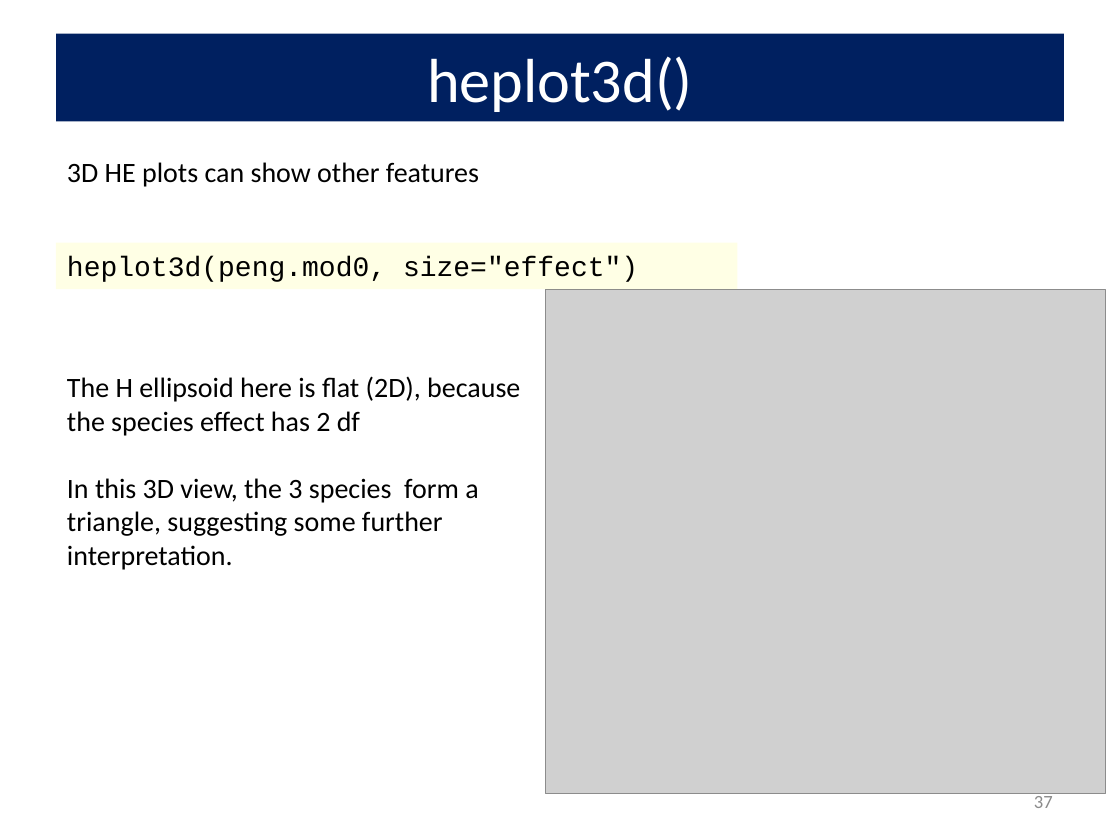
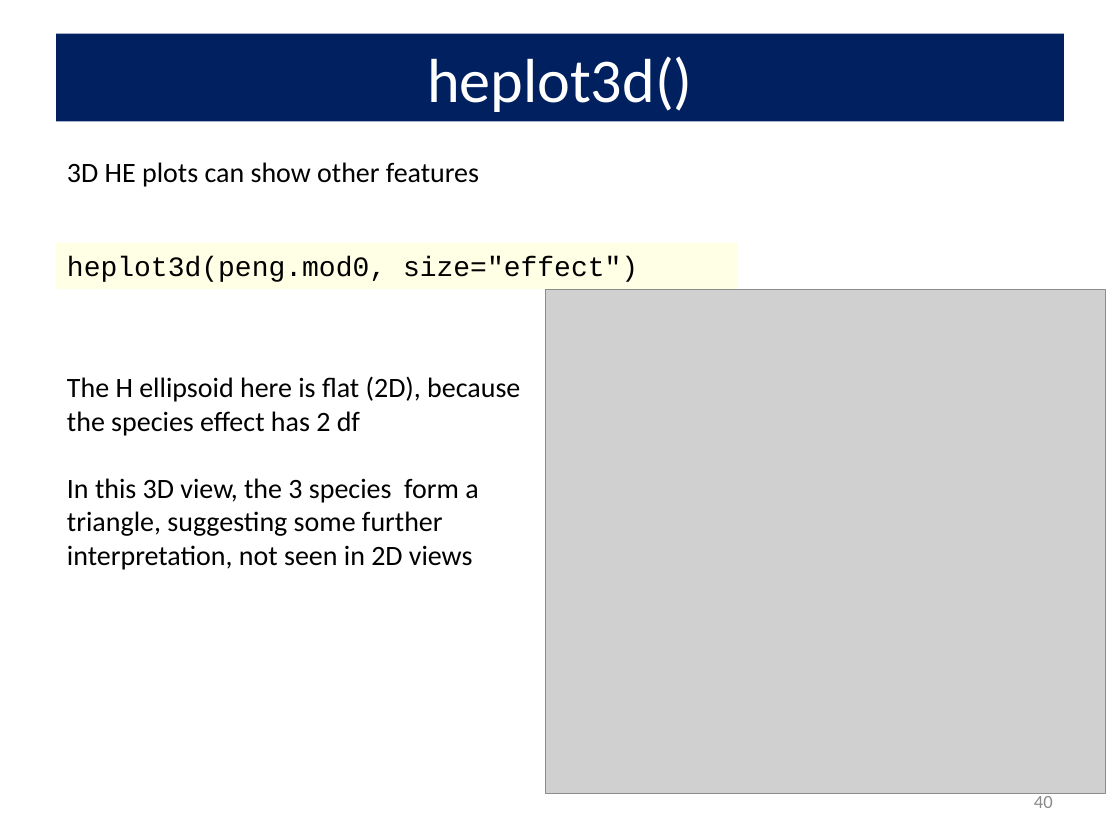
Before and after one commit to friendly/VisMLM-course, a slide deck: slide 40 of docs/lectures/lecture2.pptx (slide 37 before the commit). Drawn at 1120x840 pixels with LibreOffice and Linux fonts; fonts in the diff are those of the drawing; grey boxes stand for pictures. Boxes give left, top, right and bottom in pixels: in the first picture for what was removed or moved away, otherwise in the second. Text is boxed around its words. In the diff, an @@ line names an element or a change of style, - is before the commit and + after.

```diff
--- a/docs/lectures/lecture2.pptx
+++ b/docs/lectures/lecture2.pptx
@@ text at box(67, 478, 478, 570): text changed @@
-In this 3D view, the 3 species form a triangle, suggesting some further interpretation.
+In this 3D view, the 3 species form a triangle, suggesting some further interpretation, not seen in 2D views
@@ page number at box(1034, 793, 1053, 808): text changed @@
-37
+40
```
Also in this commit, not shown: 4 other slides changed, 5 slides added, 52 other files.
